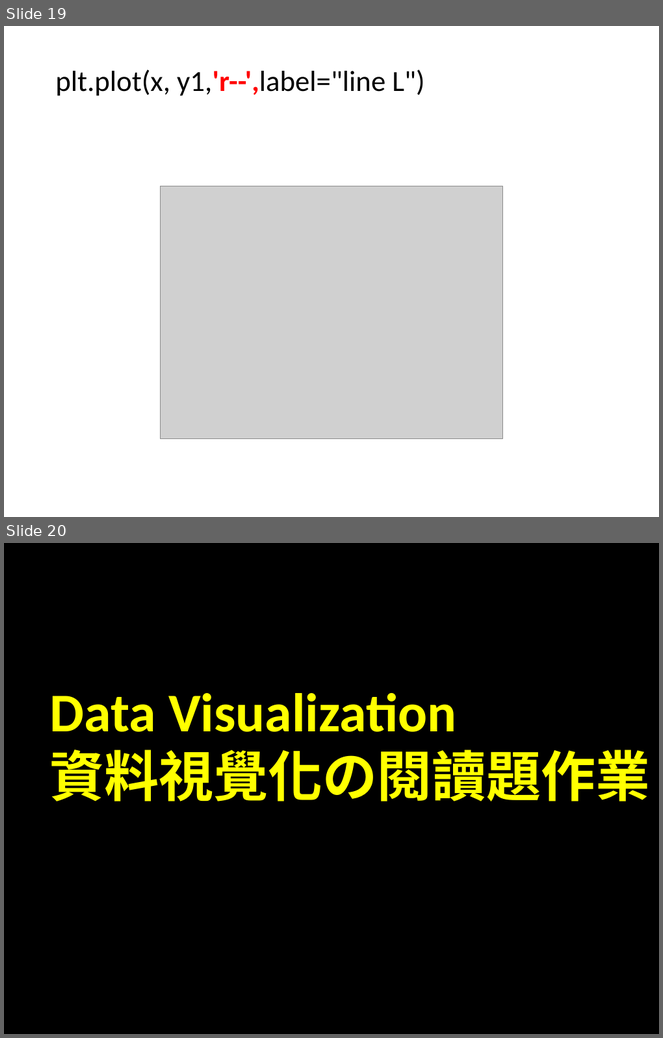
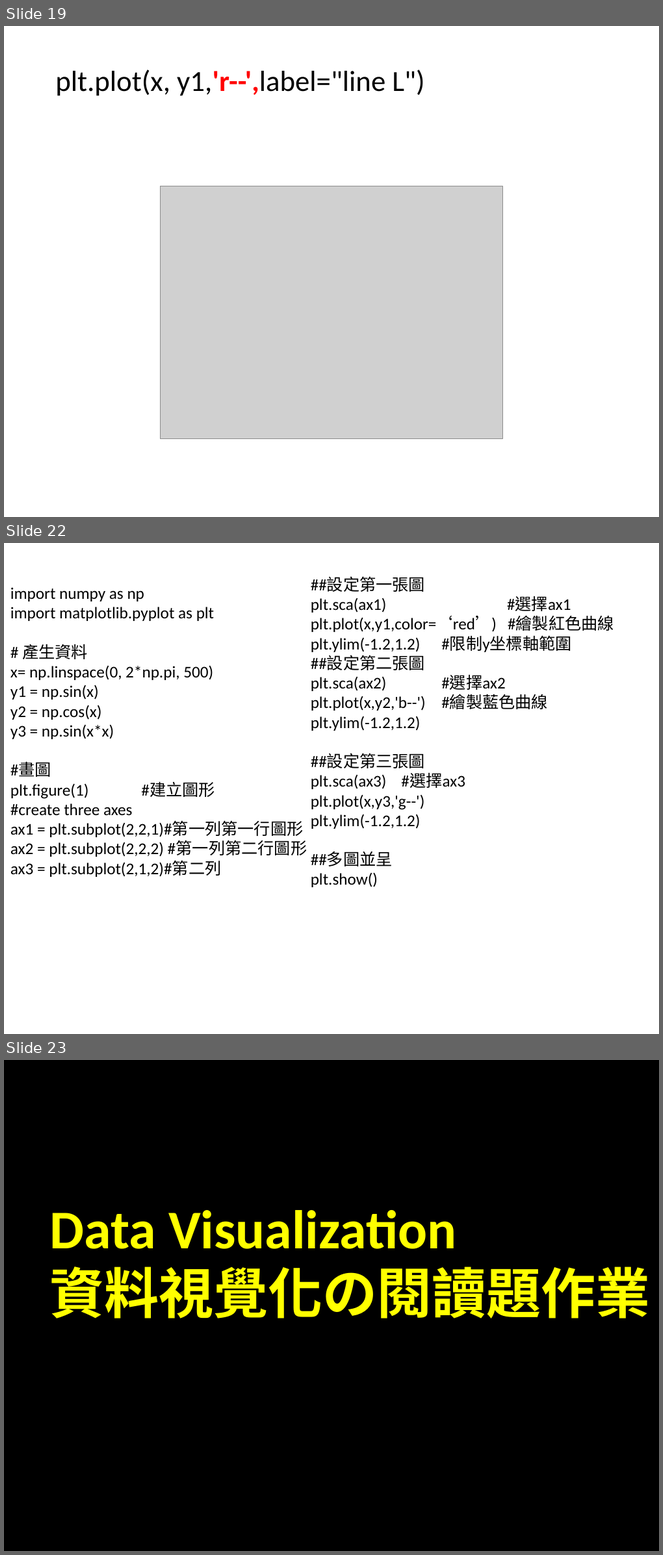
Before and after one commit to p1tuo/20201014, a slide deck: 人工智慧與資訊安全期中平時報告_Matplotlib資料視覺化技術.pptx. Shown one above the other, each under a label of ours: slides 19 and 20 before the commit, slides 19, 22 and 23 after it; the slides between them are not shown. The pictures are 663x1038 and 663x1555 pixels, drawn with LibreOffice and Linux fonts; fonts in the diff are those of the drawing; grey boxes stand for pictures. Boxes give left, top, right and bottom in pixels: in the first picture for what was removed or moved away, otherwise in the second. Text is boxed around its words. In the diff, an @@ line names an element or a change of style, - is before the commit and + after.

```diff
--- a/人工智慧與資訊安全期中平時報告_Matplotlib資料視覺化技術.pptx
+++ b/人工智慧與資訊安全期中平時報告_Matplotlib資料視覺化技術.pptx
@@ slide 22 added at [4,543,659,1034], background #FFFFFF @@
@@ text added at [311,577,614,887], 18 pt, text #000000 @@
+##設定第一張圖
+plt.sca(ax1) #選擇ax1
+plt.plot(x,y1,color=‘red’) #繪製紅色曲線
+plt.ylim(-1.2,1.2) #限制y坐標軸範圍
+##設定第二張圖
+plt.sca(ax2) #選擇ax2
+plt.plot(x,y2,'b--') #繪製藍色曲線
+plt.ylim(-1.2,1.2)
+##設定第三張圖
+plt.sca(ax3) #選擇ax3
+plt.plot(x,y3,'g--')
+plt.ylim(-1.2,1.2)
+##多圖並呈
+plt.show()
@@ text added at [10,587,308,877], 18 pt, text #000000 @@
+import numpy as np
+import matplotlib.pyplot as plt
+# 產生資料
+x= np.linspace(0, 2*np.pi, 500)
+y1 = np.sin(x)
+y2 = np.cos(x)
+y3 = np.sin(x*x)
+#畫圖
+plt.figure(1) #建立圖形
+#create three axes
+ax1 = plt.subplot(2,2,1)#第一列第一行圖形
+ax2 = plt.subplot(2,2,2) #第一列第二行圖形
+ax3 = plt.subplot(2,1,2)#第二列
@@ what was slide 20 is now slide 23 @@
```
Also in this commit, not shown: 2 other slides added.
